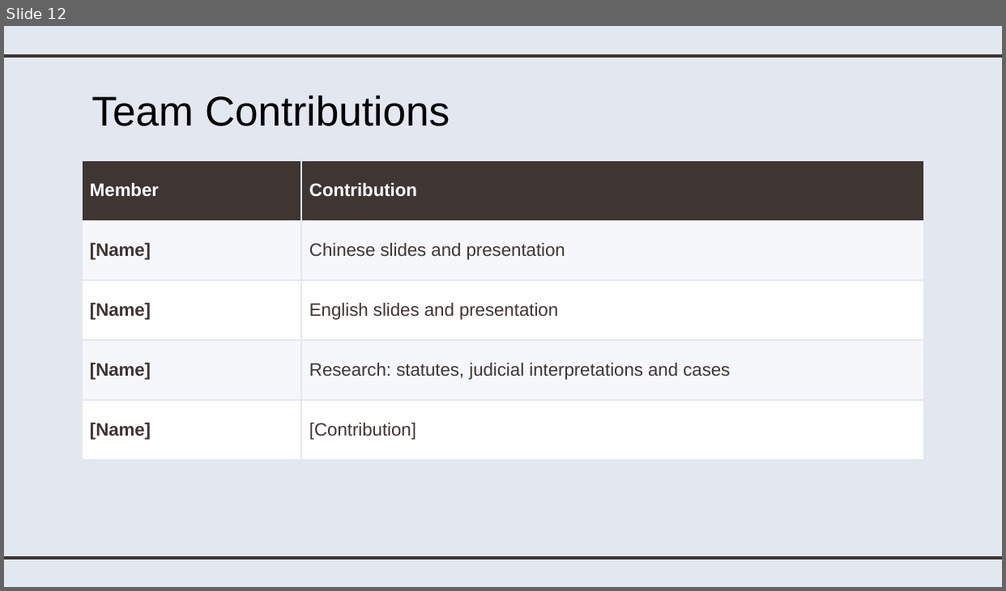
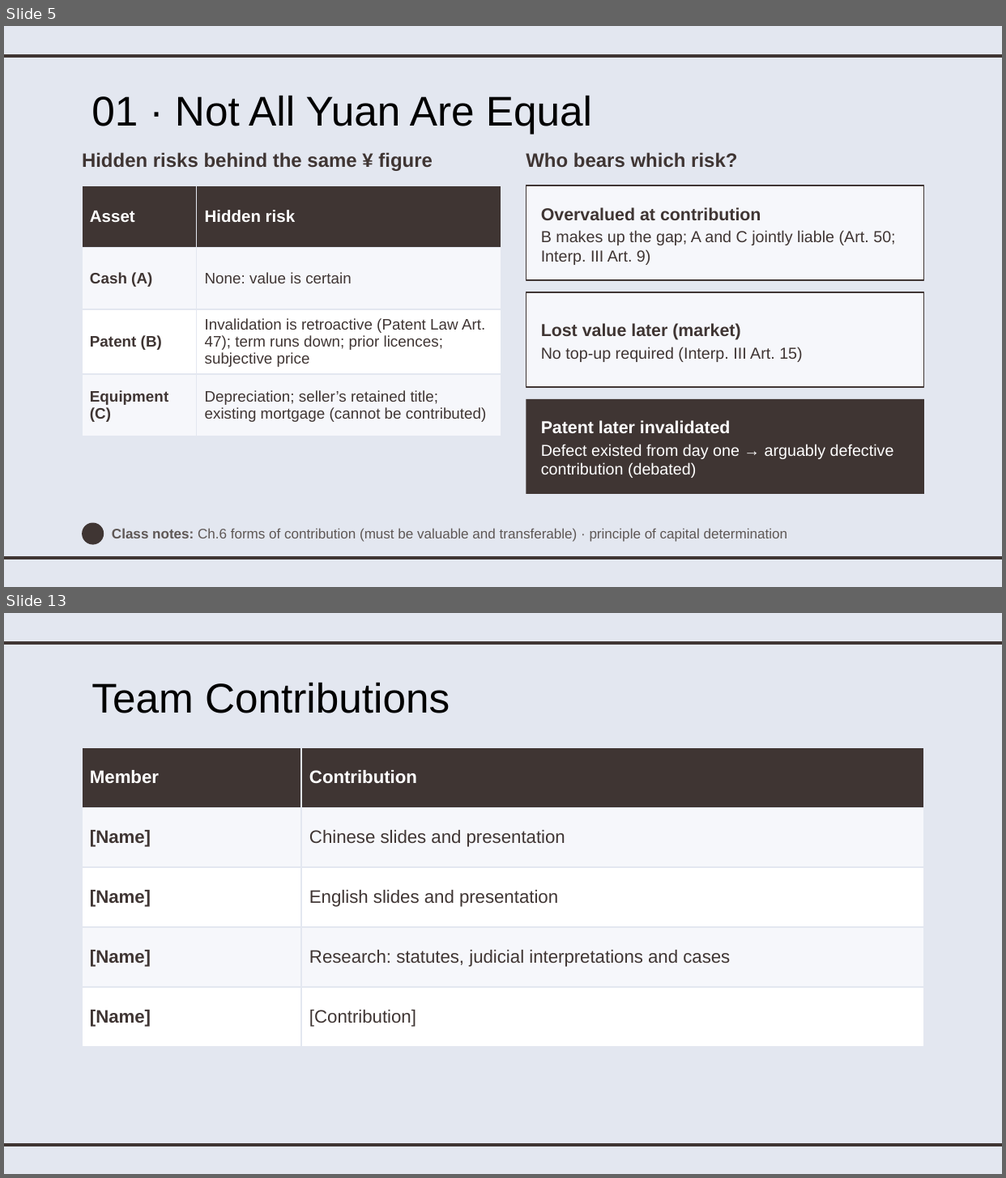
Before and after one commit to joycelynqxq-lab/my-project, a slide deck: 英文部分_English_Part.pptx. Shown one above the other, each under a label of ours: slide 12 before the commit, slides 5 and 13 after it; the slides between them are not shown. The pictures are 1006x591 and 1006x1178 pixels, drawn with LibreOffice and Linux fonts; fonts in the diff are those of the drawing. Boxes give left, top, right and bottom in pixels: in the first picture for what was removed or moved away, otherwise in the second. Text is boxed around its words. In the diff, an @@ line names an element or a change of style, - is before the commit and + after.

```diff
--- a/英文部分_English_Part.pptx
+++ b/英文部分_English_Part.pptx
@@ slide 5 added at bbox=[4, 26, 1002, 587], background #E3E7F0; not listed: 2 template elements that a slide beside it also shows @@
@@ title added at bbox=[91, 95, 592, 134], 30 pt, text #000000 @@
+01 · Not All Yuan Are Equal
@@ text added at bbox=[82, 152, 432, 171], 14 pt, text #3F3533, bold @@
+Hidden risks behind the same ¥ figure
@@ text added at bbox=[526, 152, 737, 168], 14 pt, text #3F3533, bold @@
+Who bears which risk?
@@ table added at bbox=[82, 186, 501, 433], 4 rows, 2 columns @@
+Asset | Hidden risk
+Cash (A) | None: value is certain
+Patent (B) | Invalidation is retroactive (Patent Law Art. 47); term runs down; prior licences; subjective price
+Equipment (C) | Depreciation; seller’s retained title; existing mortgage (cannot be contributed)
@@ rectangle added at bbox=[526, 186, 924, 280], fill #F6F7FB, outline #3F3533 0.75 pt @@
@@ text added at bbox=[541, 207, 895, 265], 11.5 pt, text #3F3533 @@
+Overvalued at contribution
+B makes up the gap; A and C jointly liable (Art. 50; Interp. III Art. 9)
@@ rectangle added at bbox=[526, 292, 924, 387], fill #F6F7FB, outline #3F3533 0.75 pt @@
@@ text added at bbox=[541, 323, 802, 362], 11.5 pt, text #3F3533 @@
+Lost value later (market)
+No top-up required (Interp. III Art. 15)
@@ rectangle added at bbox=[526, 399, 924, 494], fill #3F3533 @@
@@ text added at bbox=[541, 420, 894, 478], 11.5 pt, text #FFFFFF @@
+Patent later invalidated
+Defect existed from day one → arguably defective contribution (debated)
@@ ellipse added at bbox=[82, 523, 104, 545], fill #3F3533 @@
@@ text added at bbox=[112, 528, 787, 542], 10 pt, text #5E5755 @@
+Class notes: Ch.6 forms of contribution (must be valuable and transferable) · principle of capital determination
@@ what was slide 12 is now slide 13 @@
```
Also in this commit, not shown: 3 slides changed, 9 other slides added, 9 slides removed, 1 other file.
